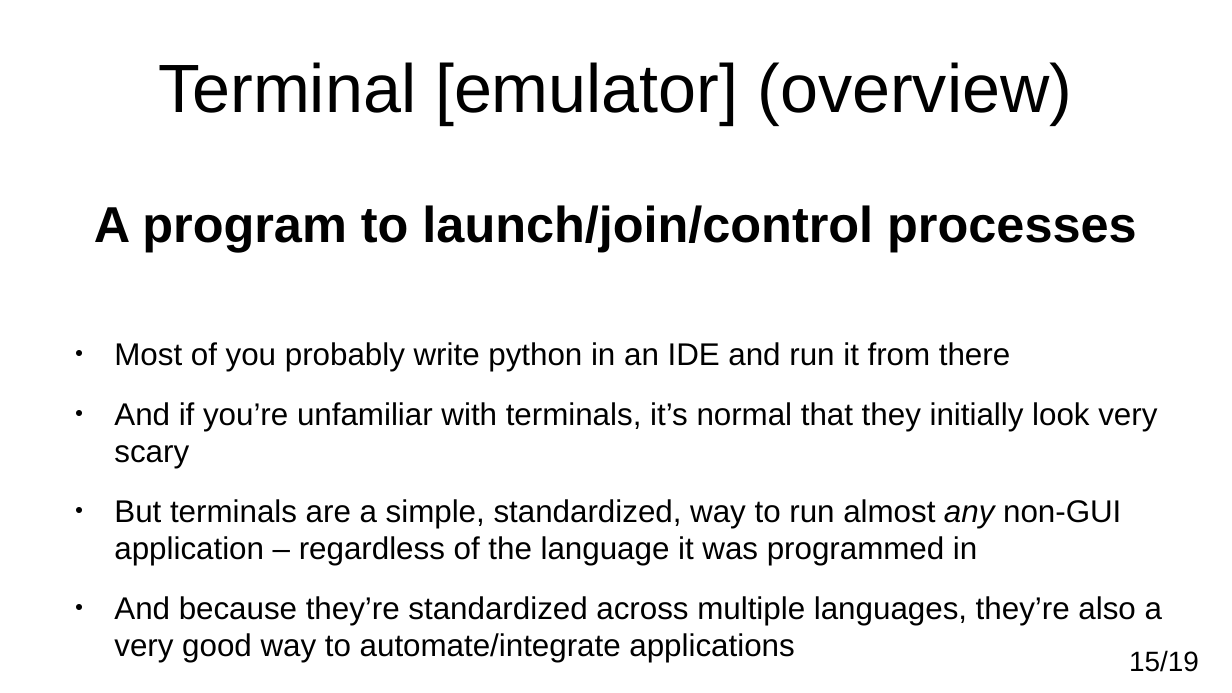
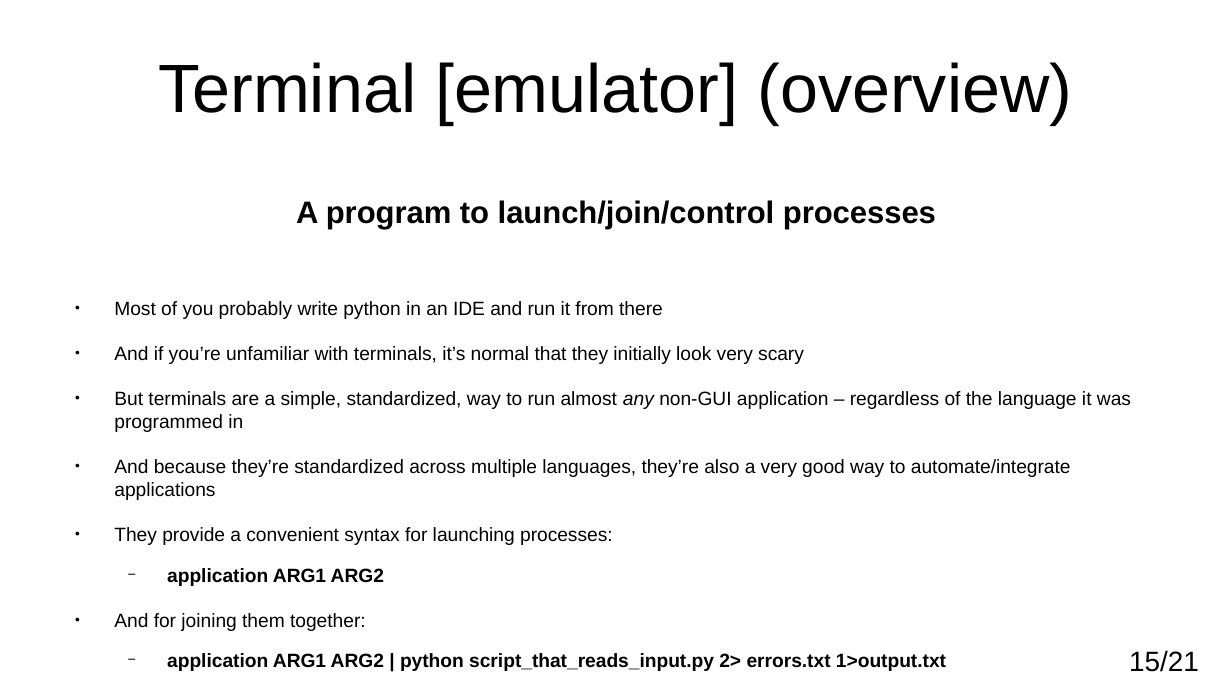
Before and after one commit to adamkewley/rse-meetups, a slide deck: slide 15 of 5_Subprocesses/PresentationSlides.odp. Drawn at 1232x693 pixels with LibreOffice and Linux fonts; fonts in the diff are those of the drawing. Boxes give left, top, right and bottom in pixels: in the first picture for what was removed or moved away, otherwise in the second. Text is boxed around its words. In the diff, an @@ line names an element or a change of style, - is before the commit and + after.

```diff
--- a/5_Subprocesses/PresentationSlides.odp
+++ b/5_Subprocesses/PresentationSlides.odp
@@ text at (114, 200, 1131, 500): size 32.5 to 19.9 pt in "A program to launch/join/control processes"; size 20.1 to 12.3 pt in "Most of you probably write python in ...", "And if you’re unfamiliar with terminals, it’s ...", "But terminals are a simple, standardized, way ...", "And because they’re standardized across multiple languages, ..." @@
@@ text at (114, 527, 946, 671): paragraphs added @@
+● They provide a convenient syntax for launching processes:
+  − application ARG1 ARG2
+● And for joining them together:
+  − application ARG1 ARG2 | python script_that_reads_input.py 2> errors.txt 1>output.txt
@@ page number at (1129, 650, 1199, 672): text changed @@
-15/19
+15/21
```
Also in this commit, not shown: 1 other slide changed, 2 slides added, 1 other file.
